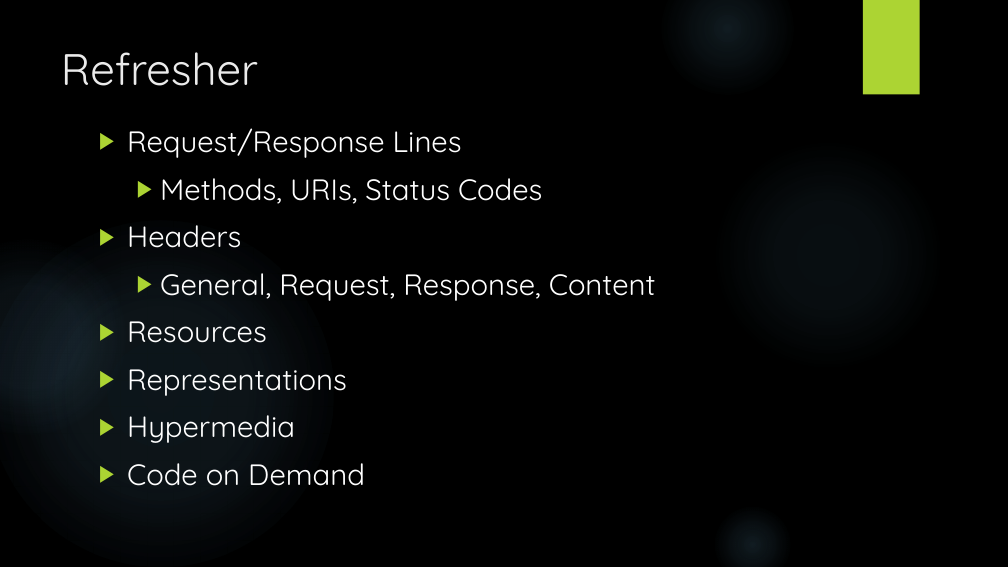
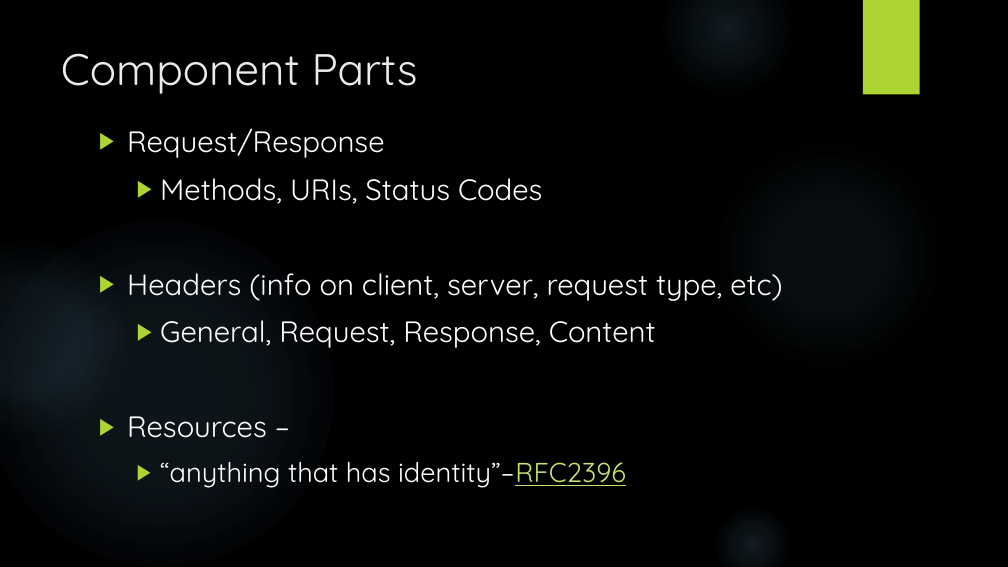
Before and after one commit to dmohl/FsOnTheWeb-Workshop, a slide deck: slide 4 of WebApi.pptx (slide 3 before the commit). Drawn at 1008x567 pixels with LibreOffice and Linux fonts; fonts in the diff are those of the drawing; background and template pictures are left out. Boxes give left, top, right and bottom in pixels: in the first picture for what was removed or moved away, otherwise in the second. Text is boxed around its words. In the diff, an @@ line names an element or a change of style, - is before the commit and + after.

Commit message:
Updated the Web API PPT and lab

```diff
--- a/WebApi.pptx
+++ b/WebApi.pptx
@@ title at <box>61,53,418,94</box>: text changed @@
-Refresher
+Component Parts
@@ text at <box>127,128,384,158</box>: text changed @@
-▶ Request/Response Lines
+▶ Request/Response
@@ text at <box>127,273,782,301</box>: text changed @@
-▶ Headers
+▶ Headers (info on client, server, request type, etc)
@@ text at <box>127,416,626,488</box>: text changed; size 28 to 26 pt @@
-▶ Resources
-▶ Representations
-▶ Hypermedia
-▶ Code on Demand
+▶ Resources –
+  ▶ “anything that has identity”–RFC2396
```
Also in this commit, not shown: 2 other slides changed, 4 slides added, 5 other files.
